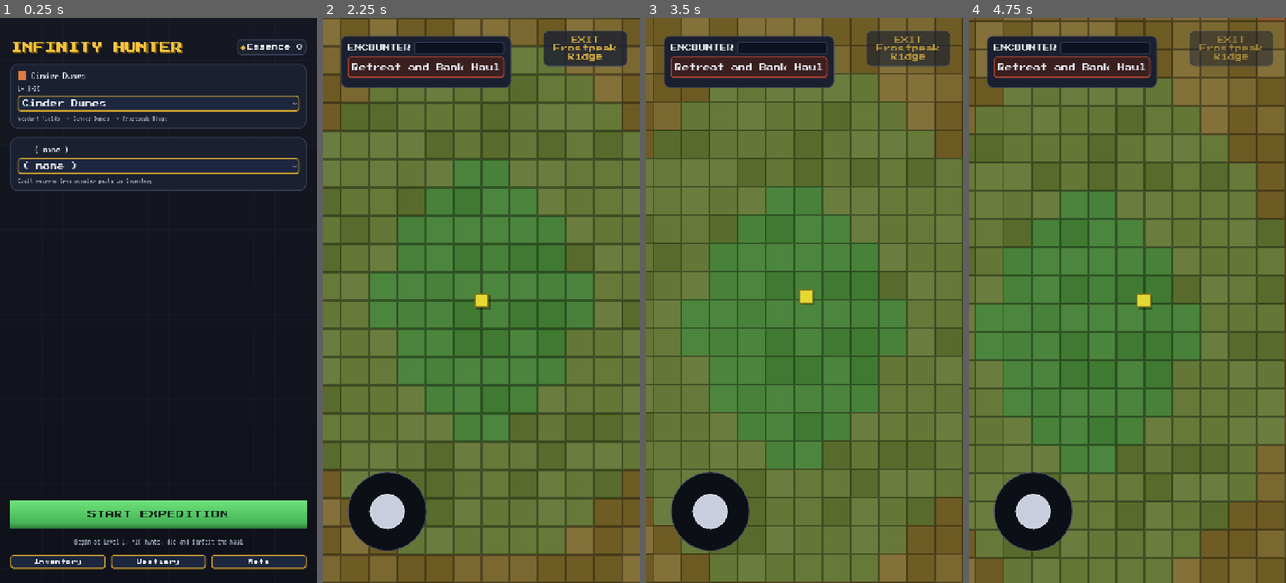
Above: before the commit, frames 1-4 (left to right).
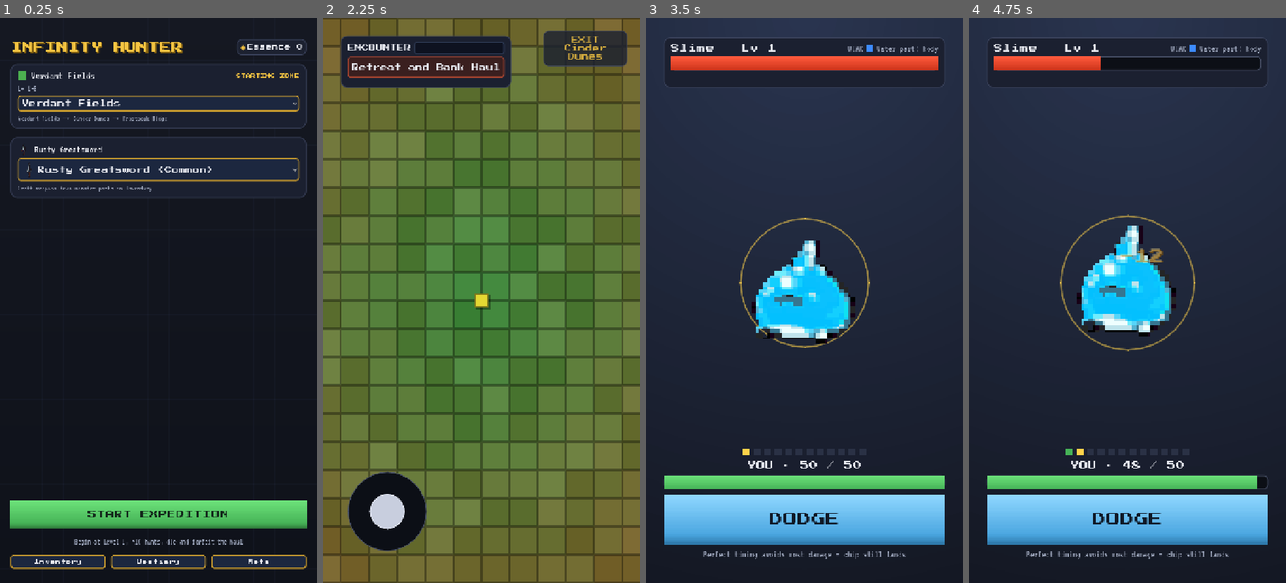
Above: after the commit, the same moments.

Repository: taigamura/infinity-hunter
Game: Godot game, scene res://src/ui/launch/launch_screen.tscn
Two runs of this game, one before a commit and one after it. Both use one fixed random seed, a clock stepped at 60 frames per second and the inputs below.
Inputs (mouse positions are in pixels of both pictures, inside the frame that each line leads up to):
- Up to frame 1 (0.25 s): no input
- Up to frame 2 (2.25 s): click "START EXPEDITION" at 0.5 s; click "Retreat and Bank Haul" at 1.25 s; click "START EXPEDITION" at 2 s
- Up to frame 3 (3.5 s): tap Enter at 2.75 s; drag from (709, 509) to (836, 176) at 2.77 s
- Up to frame 4 (4.75 s): drag from (1064, 328) to (1111, 413) at 3.52 s; tap Enter at 4.25 s; move the mouse to (1159, 176) at 4.27 s; hold Right (ui_right) from 4.28 s (still down)

The runs differ from the first frame. In frame 1, 2.2% of the frame differs, in the area x 3-97%, y 9-32%; in frame 2, 4.3%; in frame 3, 97%; in frame 4, 97%, in the area x 0-100%, y 0-100%.

Commit message:
Fresh-run playability: starter weapon + persisted zone unlocks
A new save started weaponless (only '( none )' offered) and the launch
screen listed every zone regardless of unlock, so a Lv1 player could pick
Frostpeak (Lv 25-60) and die on hunt 1. Seed a Rusty Greatsword into new
saves (save v3 + a 2->3 migration that grants it to empty-gear saves), and
persist zone discovery: settle_run unions the run's unlocked zones into the
durable save (survives death), and launch filters the dropdown to unlocked
zones, defaulting to the starting zone and auto-selecting the weapon.

Co-Authored-By: Claude Opus 4.8 <noreply@anthropic.com>
Claude-Session: https://claude.ai/code/session_01ApiXsVw99SQkxqZhW9LTLS

Diff:
--- a/src/systems/save_manager.gd
+++ b/src/systems/save_manager.gd
@@ -14,7 +14,7 @@
 class_name SaveManager
 extends RefCounted
 
-const CURRENT_VERSION := 2
+const CURRENT_VERSION := 3
 const DEFAULT_SAVE_PATH := "user://save.json"
 const DEFAULT_BAK_SUFFIX := ".bak"
 const DEFAULT_TMP_SUFFIX := ".tmp"
@@ -34,11 +34,12 @@
 		"essence": 0.0, # Big
 		"materials": {}, # material_id -> int count
 		"consumables": {}, # consumable_id -> int count
-		"gear": [], # [{id, def_id, rolled_stats: {...}}]
+		"gear": [{"id": "gear_1", "def_id": "rusty_greatsword", "rolled_stats": {"rarity": "Common"}}], # [{id, def_id, rolled_stats: {...}}]
 		"captures": [], # [{monster_id, ...}]
 		"bestiary": {}, # monster_id -> {seen: bool, defeated: bool, ...}
 		"unlocks": [], # [unlock_id]
 		"upgrades": {}, # upgrade_id -> int level
+		"unlocked_zones": ["verdant_fields"], # [zone_id], durable zone unlocks
 	}
 
 # ---- migration -------------------------------------------------------------
@@ -51,12 +52,22 @@
 	data["version"] = 2
 	return data
 
+static func _migrate_2_to_3(data: Dictionary) -> Dictionary:
+	if (data.get("gear", []) as Array).is_empty():
+		data["gear"] = [{"id": "gear_1", "def_id": "rusty_greatsword", "rolled_stats": {"rarity": "Common"}}]
+	if not data.has("unlocked_zones"):
+		data["unlocked_zones"] = ["verdant_fields"]
+	data["version"] = 3
+	return data
+
 static func migrate(data: Dictionary) -> Dictionary:
 	var version := int(data.get("version", 1))
 	while version < CURRENT_VERSION:
 		match version:
 			1:
 				data = _migrate_1_to_2(data)
+			2:
+				data = _migrate_2_to_3(data)
 			_:
 				# No migration path defined; stop rather than loop forever.
 				data["version"] = CURRENT_VERSION
--- a/src/ui/game_state.gd
+++ b/src/ui/game_state.gd
@@ -92,6 +92,11 @@
 	for material_id in run.materials_banked:
 		inventory.add_material(material_id, int(run.materials_banked[material_id]))
 	MetaProgression.settle_run(save_state, run.level, run.status)
+	var unlocked: Array = save_state.get("unlocked_zones", [])
+	for zid in run.unlocked_zone_ids:
+		if not unlocked.has(zid):
+			unlocked.append(zid)
+	save_state["unlocked_zones"] = unlocked
 	persist()
 
 func start_run(zone_id: String, weapon_id: String, armor_ids: Dictionary) -> void:
--- a/src/ui/launch/launch_screen.gd
+++ b/src/ui/launch/launch_screen.gd
@@ -39,6 +39,11 @@
 	_populate_weapons()
 	zone_option.item_selected.connect(func(_index): _update_zone_card())
 	weapon_option.item_selected.connect(func(_index): _update_weapon_card())
+	var starting_index := _zone_ids.find(_starting_zone_id)
+	if starting_index >= 0:
+		zone_option.selected = starting_index
+	if _weapon_gear_ids.size() > 1:
+		weapon_option.selected = 1
 	_update_zone_card()
 	_update_weapon_card()
 	start_button.pressed.connect(_on_start_pressed)
@@ -51,7 +56,12 @@
 	_zone_ids.clear()
 	_starting_zone_id = ""
 	var lowest_min_level := INF
+	var unlocked: Array = GameState.save_state.get("unlocked_zones", [])
 	for zone_id in GameState.zones.keys():
+		# Defensive fallback: if the durable unlock list is somehow empty,
+		# show all zones rather than stranding the player with no options.
+		if not unlocked.is_empty() and not unlocked.has(zone_id):
+			continue
 		var zone: ZoneDef = GameState.zones[zone_id]
 		zone_option.add_item(zone.name)
 		_zone_ids.append(zone_id)
--- a/tests/unit/test_save_manager.gd
+++ b/tests/unit/test_save_manager.gd
@@ -137,3 +137,43 @@
 	mgr.request_autosave({"essence": 1.0}, 0)
 	assert_false(mgr.flush(TEST_PATH, 100))
 	assert_false(FileAccess.file_exists(TEST_PATH))
+
+func test_default_state_grants_starter_weapon_and_starting_zone() -> void:
+	var state := SaveManager.default_state()
+	assert_eq(state["gear"], [{"id": "gear_1", "def_id": "rusty_greatsword", "rolled_stats": {"rarity": "Common"}}])
+	assert_eq(state["unlocked_zones"], ["verdant_fields"])
+
+func test_migration_v2_with_empty_gear_grants_starter_weapon() -> void:
+	var old_blob := {
+		"version": 2,
+		"essence": 5.0,
+		"materials": {},
+		"consumables": {},
+		"gear": [],
+		"captures": [],
+		"bestiary": {},
+		"unlocks": [],
+		"upgrades": {},
+	}
+	var migrated := SaveManager.migrate(old_blob)
+	assert_eq(migrated["version"], SaveManager.CURRENT_VERSION)
+	assert_eq(migrated["gear"], [{"id": "gear_1", "def_id": "rusty_greatsword", "rolled_stats": {"rarity": "Common"}}])
+	assert_true(migrated.has("unlocked_zones"))
+	assert_eq(migrated["unlocked_zones"], ["verdant_fields"])
+
+func test_migration_v2_with_existing_gear_does_not_add_starter_weapon() -> void:
+	var old_blob := {
+		"version": 2,
+		"essence": 5.0,
+		"materials": {},
+		"consumables": {},
+		"gear": [{"id": "gear_1", "def_id": "cinder_hammer", "rolled_stats": {"rarity": "Rare"}}],
+		"captures": [],
+		"bestiary": {},
+		"unlocks": [],
+		"upgrades": {},
+	}
+	var migrated := SaveManager.migrate(old_blob)
+	assert_eq(migrated["version"], SaveManager.CURRENT_VERSION)
+	assert_eq(migrated["gear"].size(), 1, "existing gear should not be duplicated or replaced")
+	assert_eq(migrated["gear"][0]["def_id"], "cinder_hammer")
--- a/tests/unit/test_scenes_smoke.gd
+++ b/tests/unit/test_scenes_smoke.gd
@@ -107,7 +107,7 @@
 	assert_not_null(weapon_icon, "launch %WeaponIcon must exist")
 	var weapon_name_label: Label = screen.get_node("%WeaponNameLabel")
 	assert_not_null(weapon_name_label, "launch %WeaponNameLabel must exist")
-	assert_eq(weapon_name_label.text, "( none )", "fresh save must show no equipped weapon")
+	assert_eq(weapon_name_label.text, "Rusty Greatsword", "fresh save must auto-equip the starter weapon")
 	var start_button: Button = screen.get_node("%StartButton")
 	assert_not_null(start_button, "launch %StartButton must exist")
 	var nav_buttons := [screen.get_node("%InventoryButton"), screen.get_node("%BestiaryButton"), screen.get_node("%MetaButton")]
